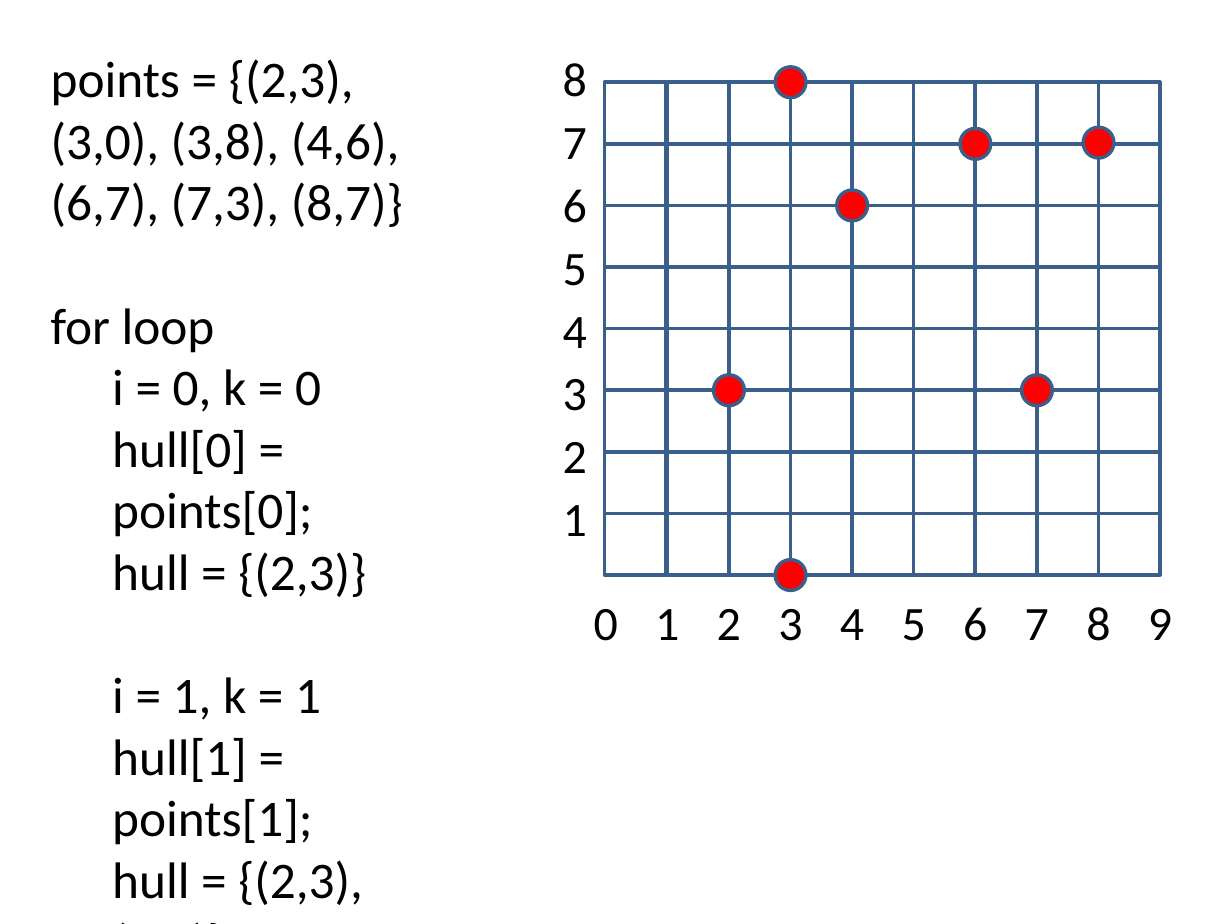
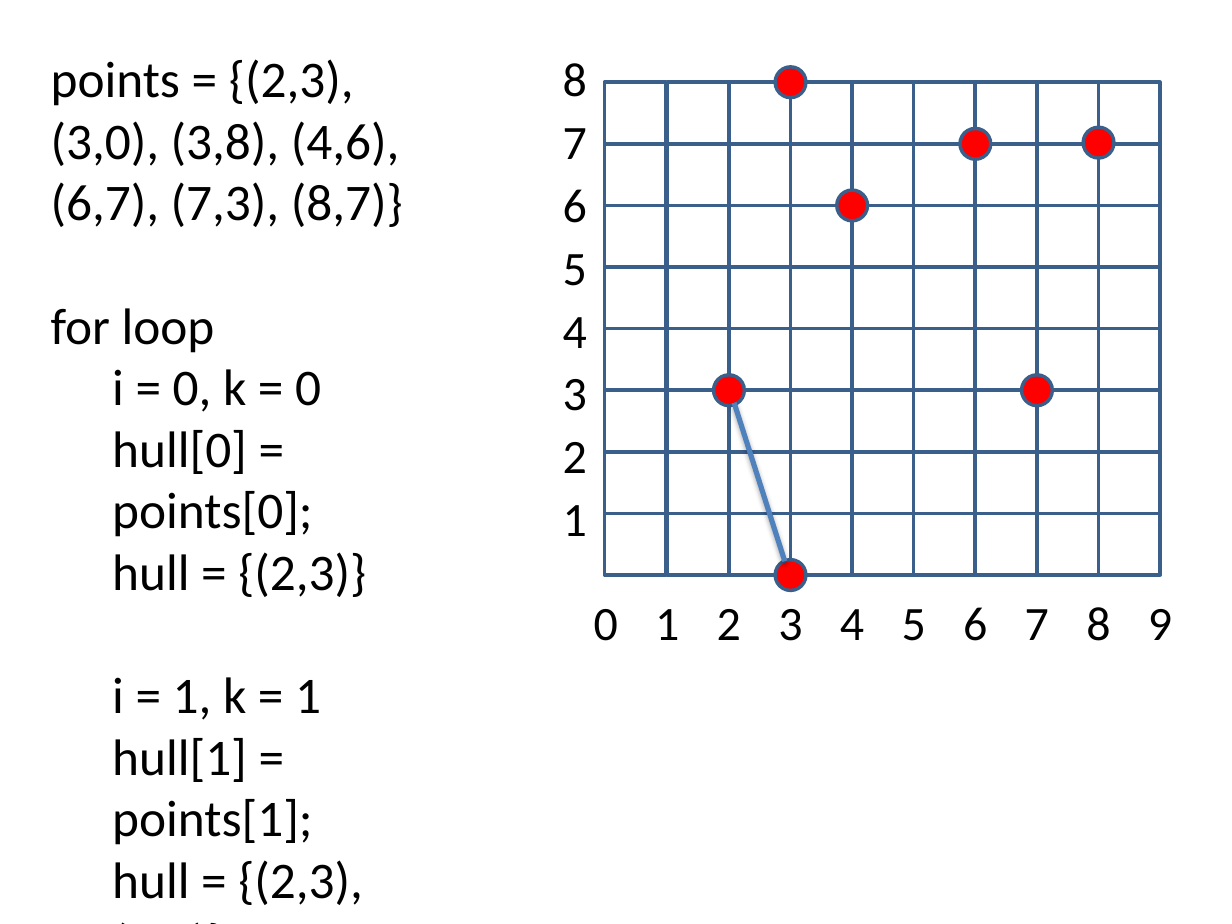
Before and after one commit to arsura/Algorithm, a slide deck: slide 4 of Source Code/Convex Hull/Convex Hull.pptx (slide 3 before the commit). Drawn at 1232x924 pixels with LibreOffice and Linux fonts; fonts in the diff are those of the drawing. Boxes give left, top, right and bottom in pixels: in the first picture for what was removed or moved away, otherwise in the second. Text is boxed around its words. In the diff, an @@ line names an element or a change of style, - is before the commit and + after.

```diff
--- a/Source Code/Convex Hull/Convex Hull.pptx
+++ b/Source Code/Convex Hull/Convex Hull.pptx
@@ line added from (734, 403) to (785, 562), #4F81BD 3 pt @@
```
Also in this commit, not shown: 4 other slides changed, 5 slides added, 3 other files.
